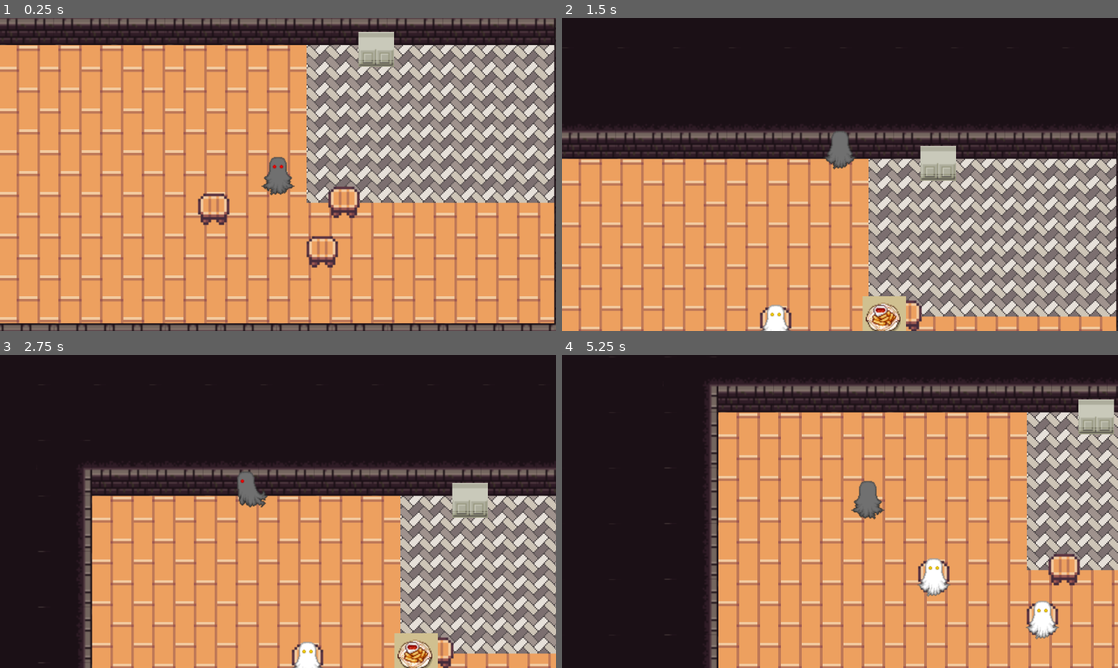
Above: before the commit, frames 1-4 (two rows, left to right).
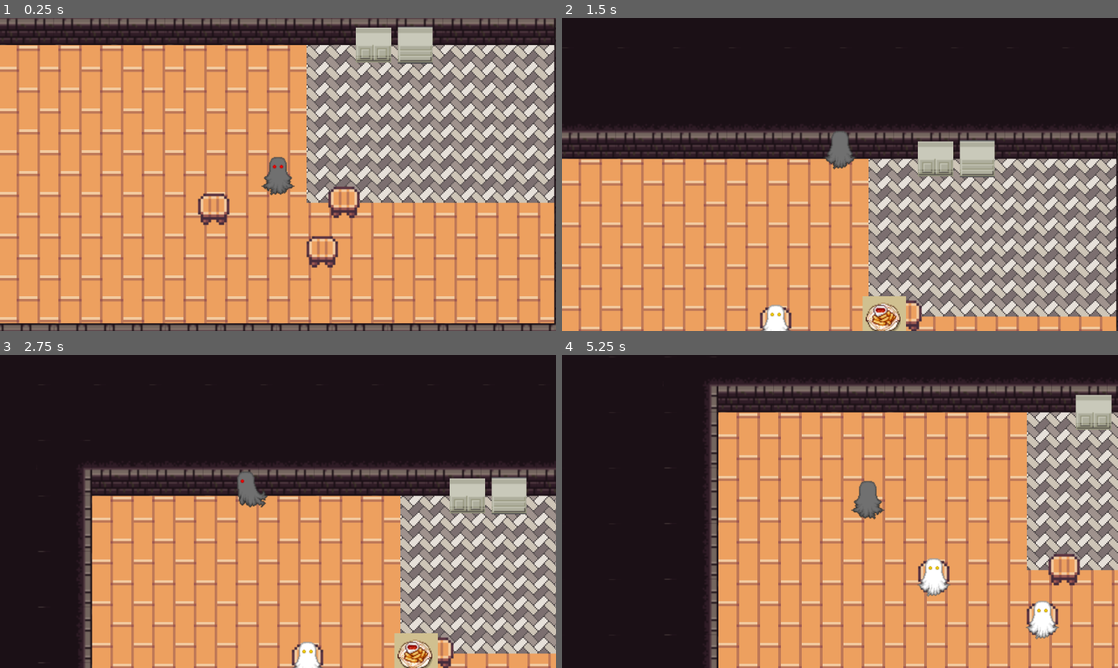
Above: after the commit, the same moments.

Repository: ikylios/GPC2022
Game: Godot game, scene res://scenes/Main.tscn
The game is run twice, just before and just after one commit, with the same random seed, the same clock (stepped at 60 frames per second) and the same inputs.
Inputs:
- Up to frame 1 (0.25 s): no input
- Up to frame 2 (1.5 s): tap Enter (ui_accept) at 0.5, 0.77 s; hold E (interact) 0.53-1.28 s; hold W (move_up) from 0.53 s (still down); tap C (toss, bound only after the commit) at 0.8, 1.35 s
- Up to frame 3 (2.75 s): tap Enter (ui_accept) at 1.52, 2 s; tap E (interact) at 1.55 s; release W (move_up) at 2.03 s; hold A (move_left) from 2.03 s (still down); hold E (interact) from 2.03 s (still down); tap C (toss, bound only after the commit) at 2.3 s
- Up to frame 4 (5.25 s): release E (interact) at 2.78 s; tap C (toss, bound only after the commit) at 2.85, 3.8, 4.35 s; tap Enter (ui_accept) at 3.02, 3.77, 4.52 s; tap E (interact) at 3.05, 4.55 s; release A (move_left) at 3.53 s; hold S (move_down) 3.53-4.28 s; hold E (interact) 3.53-4.28 s; hold D (move_right) 4.28-5.03 s; hold W (move_up) from 5.03 s (still down); hold E (interact) from 5.03 s (still down)

The runs differ from the first frame. In frame 1, 1.2% of the frame differs, in the area x 64-78%, y 2-16%; in frame 2, 1.2%; in frame 3, 1.2%; in frame 4, 0.5%.

Commit message:
can set carried item on counter

Diff:
--- a/src/project.godot
+++ b/src/project.godot
@@ -46,6 +46,11 @@
 "events": [ Object(InputEventKey,"resource_local_to_scene":false,"resource_name":"","device":0,"alt":false,"shift":false,"control":false,"meta":false,"command":false,"pressed":false,"scancode":69,"physical_scancode":0,"unicode":0,"echo":false,"script":null)
  ]
 }
+toss={
+"deadzone": 0.5,
+"events": [ Object(InputEventKey,"resource_local_to_scene":false,"resource_name":"","device":0,"alt":false,"shift":false,"control":false,"meta":false,"command":false,"pressed":false,"scancode":67,"physical_scancode":0,"unicode":0,"echo":false,"script":null)
+ ]
+}
 
 [physics]
 
--- a/src/scenes/Interactable.gd
+++ b/src/scenes/Interactable.gd
@@ -7,7 +7,7 @@
 	connect("body_exited", self, "_on_Interaction_area_body_exited")
 
 func _process(delta):
-	if Input.is_action_pressed("interact") and interactable:
+	if Input.is_action_just_pressed("interact") and interactable:
 		interact()
 
 func interact():
--- a/src/scenes/Main.gd
+++ b/src/scenes/Main.gd
@@ -30,7 +30,6 @@
 # -------------- Customer functionalities --------------
 
 func generate_customers():
-
 	var customer_types = fetch_customer_types()
 	randomize()
 	var number_of_customers = (randi() % 4) + 2
--- a/src/scenes/Main.tscn
+++ b/src/scenes/Main.tscn
@@ -1,10 +1,11 @@
-[gd_scene load_steps=24 format=2]
+[gd_scene load_steps=25 format=2]
 
 [ext_resource path="res://scenes/characters/Player.tscn" type="PackedScene" id=1]
 [ext_resource path="res://assets/floor/floor1.png" type="Texture" id=2]
 [ext_resource path="res://scenes/Main.gd" type="Script" id=3]
 [ext_resource path="res://assets/floor/slab5.png" type="Texture" id=4]
 [ext_resource path="res://assets/wall/0f6a29db-2521-4e60-899f-1795dfa4906e.png" type="Texture" id=5]
+[ext_resource path="res://scenes/furniture/Counter.tscn" type="PackedScene" id=6]
 [ext_resource path="res://scenes/furniture/Stool.tscn" type="PackedScene" id=7]
 [ext_resource path="res://scenes/furniture/Ingredients_box.tscn" type="PackedScene" id=10]
 
@@ -235,7 +236,7 @@
 tile_data = PoolIntArray( -2, 0, 262146, -1, 0, 327682, -65536, 0, 327682, -65535, 0, 327682, -65534, 0, 327682, -65533 …(4231 unchanged characters)…
 
 [node name="Ingredients_box" parent="." instance=ExtResource( 10 )]
-position = Vector2( 627, 133 )
+position = Vector2( 624, 128 )
 
 [node name="Stool" parent="." groups=["free_seats"] instance=ExtResource( 7 )]
 position = Vector2( 440, 317 )
@@ -249,3 +250,6 @@
 
 [node name="Stool3" parent="." instance=ExtResource( 7 )]
 position = Vector2( 590, 309 )
+
+[node name="Counter" parent="." instance=ExtResource( 6 )]
+position = Vector2( 672, 128 )
--- a/src/scenes/characters/Player.gd
+++ b/src/scenes/characters/Player.gd
@@ -1,14 +1,13 @@
 extends KinematicBody2D
 
 var speed = 200 # How fast the player will move (pixels/sec).
-var screen_size
-var carried_ingredient = null
-var carried_ingredient_sprite = null
-
-func _ready():
-	screen_size = get_viewport_rect().size
+var carried_item = null
+var carried_item_sprite = null
 
 func _physics_process(delta):
+	if Input.is_action_just_pressed("toss") and carried_item:
+		drop_carried_item()
+
 	var x_input = Input.get_action_strength("move_right") - Input.get_action_strength("move_left")
 	var y_input = Input.get_action_strength("move_down") - Input.get_action_strength("move_up")
 
@@ -23,32 +22,30 @@
 				$AnimatedSprite.play("down")
 			else:
 				$AnimatedSprite.play("up")
-		move_carried_ingredient_sprite()
 	else:
 		$AnimatedSprite.play("idle")
 
-func _input(event):
-	if event is InputEventKey and event.pressed:
-		if event.scancode == KEY_C:
-			throw_away_carried_ingredient()
 
-# ------------------- Ingredient functionalities ----------------------
+# ------------------- Item functionalities ----------------------
 
-func _on_Ingredient_box_interacted(path, ingredient):
-	if !carried_ingredient:
-		carried_ingredient = ingredient
-		set_carried_ingredient_sprite(path)
+func get_carried_item():
+	return carried_item
 
-func set_carried_ingredient_sprite(path):
-	carried_ingredient_sprite = Sprite.new()
-	carried_ingredient_sprite.set_texture(load(path))
-	add_child(carried_ingredient_sprite)
-	move_carried_ingredient_sprite()
+func _on_Ingredient_box_interacted(path, item):
+	if !carried_item:
+		carried_item = { "node": item, "path": path }
+		set_carried_item_sprite(path)
 
-func move_carried_ingredient_sprite():
-	if carried_ingredient_sprite:
-		carried_ingredient_sprite.position = Vector2($AnimatedSprite.position.x, $AnimatedSprite.position.y - 30)
+func _on_Counter_interacted():
+	if carried_item:
+		carried_item = null
 
-func throw_away_carried_ingredient():
-	carried_ingredient = null
-	remove_child(carried_ingredient_sprite)
+func set_carried_item_sprite(path):
+	carried_item_sprite = Sprite.new()
+	carried_item_sprite.set_texture(load(path))
+	add_child(carried_item_sprite)
+	carried_item_sprite.position = Vector2($AnimatedSprite.position.x, $AnimatedSprite.position.y - 30)
+
+func drop_carried_item():
+	carried_item = null
+	remove_child(carried_item_sprite)
--- /dev/null
+++ b/src/scenes/furniture/Counter.gd
@@ -0,0 +1,31 @@
+extends "res://scenes/Interactable.gd"
+
+var item = null
+var item_sprite = null
+
+
+#func _ready():
+#	var player = get_parent().get_node("Player")
+	#connect("get_ingredient", player, "_on_Counter_interacted")
+	#connect("drop_carried_item", player, "_on_Counter_interacted")
+
+
+func interact():
+	var player = get_parent().get_node("Player")
+	var player_item = player.get_carried_item()
+
+	if player_item and !item:
+		print("player item ", player_item)
+		item = player_item
+		player.drop_carried_item()
+		set_item_sprite()
+	else:
+		print("could not set item on counter")
+
+
+func set_item_sprite():
+	print("set on counter: ", item)
+	item_sprite = Sprite.new()
+	add_child(item_sprite)
+	item_sprite.set_texture(load(item.path))
+	item_sprite.position = Vector2($Sprite.position.x, $Sprite.position.y - 7)
--- /dev/null
+++ b/src/scenes/furniture/Counter.tscn
@@ -0,0 +1,19 @@
+[gd_scene load_steps=4 format=2]
+
+[ext_resource path="res://assets/furniture/kitchen_counter2.png" type="Texture" id=1]
+[ext_resource path="res://scenes/furniture/Counter.gd" type="Script" id=2]
+
+[sub_resource type="RectangleShape2D" id=1]
+extents = Vector2( 13, 11.1 )
+
+[node name="Counter" type="Area2D"]
+scale = Vector2( 1.25, 1.25 )
+script = ExtResource( 2 )
+
+[node name="Sprite" type="Sprite" parent="."]
+texture = ExtResource( 1 )
+
+[node name="CollisionShape2D" type="CollisionShape2D" parent="."]
+position = Vector2( 0, 16.1 )
+scale = Vector2( 1, 1 )
+shape = SubResource( 1 )
--- a/src/scenes/furniture/Ingredients_box.gd
+++ b/src/scenes/furniture/Ingredients_box.gd
@@ -1,6 +1,6 @@
 extends "res://scenes/Interactable.gd"
 
-var ingredient_type = "potato"
+var ingredient_type = "Potato"
 signal get_ingredient
 
 
@@ -12,6 +12,6 @@
 func interact():
 	var path = "res://assets/food/ingredients/"
 	match ingredient_type:
-		"potato": path += "Potato.png"
-		"steak": path = "Steak.png"
+		"Potato": path += "Potato.png"
+		"Steak": path = "Steak.png"
 	emit_signal("get_ingredient", path, ingredient_type)
Binary file added: src/assets/furniture/kitchen_counter2.png
Not shown, added: src/assets/furniture/kitchen_counter2.png.import
